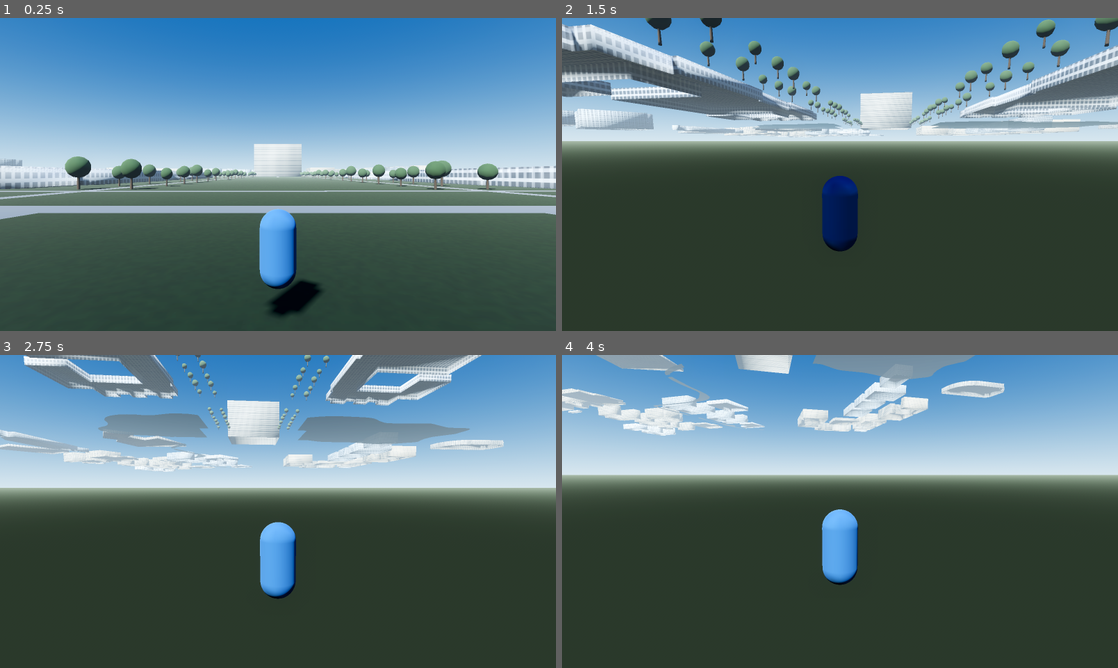
Above: before the commit, frames 1-4 (two rows, left to right).
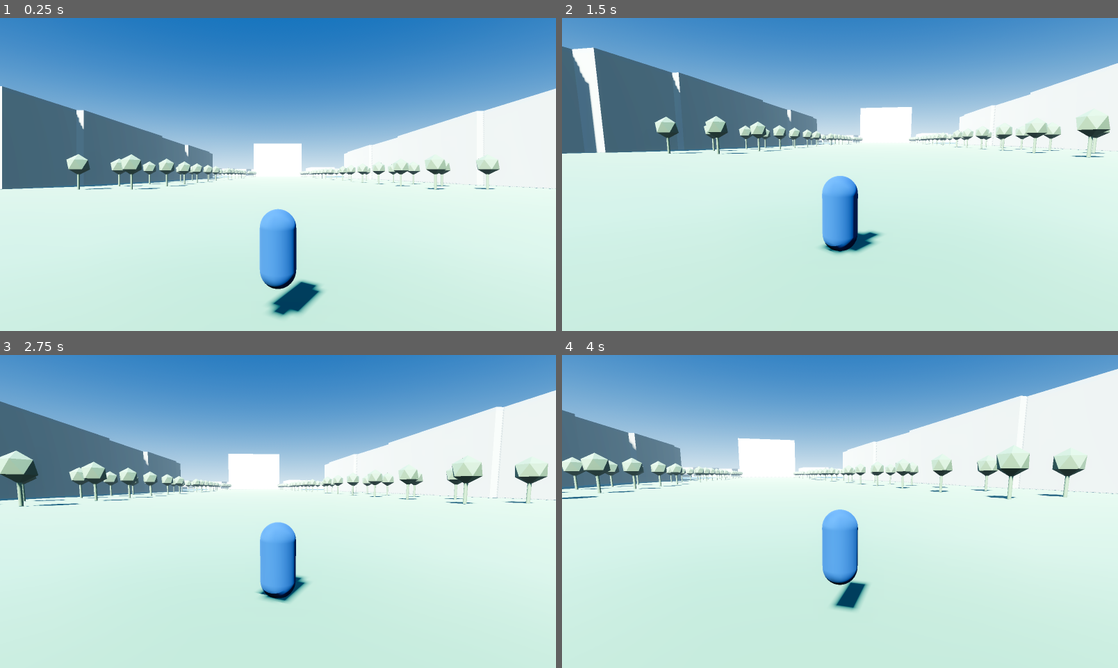
Above: after the commit, the same moments.

Repository: M1ghty32/M1ghty_2wy
Game: Godot game, scene res://main.tscn
Same seed, same stepped clock (60 frames per second), same inputs: the game is played once before the commit and once after it.
Inputs (mouse positions are in pixels of both pictures, inside the frame that each line leads up to):
- Up to frame 1 (0.25 s): no input
- Up to frame 2 (1.5 s): move the mouse to (867, 174) at 0.52 s; hold Shift 0.53-1.28 s; hold W from 0.53 s (still down); tap Space at 0.77 s; move the mouse to (812, 174) at 1.27 s; tap Shift at 1.35 s
- Up to frame 3 (2.75 s): keep holding W; tap Space at 1.52 s; move the mouse to (289, 505) at 2.02 s; hold Shift from 2.03 s (still down)
- Up to frame 4 (4 s): keep holding W; move the mouse to (834, 517) at 2.77 s; release Shift at 2.78 s; tap Shift at 2.85 s; tap Space at 3.02, 3.77 s; move the mouse to (878, 514) at 3.52 s; hold Shift from 3.53 s (still down)

The runs differ from the first frame. In frame 1, 62% of the frame differs, in the area x 0-100%, y 21-100%; in frame 2, 80%; in frame 3, 82%; in frame 4, 82%, in the area x 0-100%, y 0-100%.

Commit message:
feat(godot): load Blender campus.glb at runtime, keep collisions and unify materials

Diff:
--- a/city-twin/godot/main.gd
+++ b/city-twin/godot/main.gd
@@ -6,6 +6,7 @@
 var pitch: float = -0.12
 var frames: int = 0
 var shot_path: String = ""
+var use_glb: bool = false
 
 func _ready() -> void:
 	var args := OS.get_cmdline_user_args()
@@ -17,11 +18,14 @@
 	camp = JSON.parse_string(text)
 
 	_build_environment()
+	use_glb = _load_campus_glb()
 	_build_ground()
-	_build_water()
-	_build_roads()
-	_build_buildings()
-	_build_trees()
+	if not use_glb:
+		_build_water()
+		_build_roads()
+	_build_buildings(not use_glb)
+	if not use_glb:
+		_build_trees()
 	_build_player()
 
 func _window_texture() -> ImageTexture:
@@ -42,6 +46,44 @@
 			var v := 0.86 + rng.randf() * 0.14
 			img.set_pixel(x, y, Color(0.16 * v, 0.22 * v, 0.12 * v))
 	return ImageTexture.create_from_image(img)
+
+func _load_campus_glb() -> bool:
+	var path := "res://assets/campus.glb"
+	if not FileAccess.file_exists(path):
+		return false
+	var doc := GLTFDocument.new()
+	var state := GLTFState.new()
+	var err := doc.append_from_file(path, state)
+	if err != OK:
+		push_warning("GLB load failed: " + str(err))
+		return false
+	var root := doc.generate_scene(state)
+	if root == null:
+		return false
+	add_child(root)
+	_fix_glb_materials(root)
+	return true
+
+func _fix_glb_materials(root: Node) -> void:
+	for mi in root.find_children("*", "MeshInstance3D", true, false):
+		var n := String(mi.name)
+		var mat := StandardMaterial3D.new()
+		if n.begins_with("WATER"):
+			mat.albedo_color = Color(0.13, 0.32, 0.42)
+			mat.metallic = 0.35
+			mat.roughness = 0.12
+		elif n.begins_with("ROAD"):
+			mat.albedo_color = Color(0.30, 0.31, 0.33)
+			mat.roughness = 0.95
+		elif n.begins_with("PARAPET") or n.begins_with("PAR_"):
+			mat.albedo_color = Color(0.72, 0.72, 0.70)
+			mat.roughness = 0.8
+		elif n.begins_with("BLD"):
+			mat.albedo_color = Color(0.74, 0.72, 0.68)
+			mat.roughness = 0.8
+		else:
+			continue
+		mi.material_override = mat
 
 func _build_environment() -> void:
 	var env := Environment.new()
@@ -82,6 +124,16 @@
 	add_child(sun)
 
 func _build_ground() -> void:
+	var floor_body := StaticBody3D.new()
+	var floor_shape := CollisionShape3D.new()
+	var floor_box := BoxShape3D.new()
+	floor_box.size = Vector3(3000, 1, 3000)
+	floor_shape.shape = floor_box
+	floor_body.add_child(floor_shape)
+	floor_body.position = Vector3(250, -0.6, 500)
+	add_child(floor_body)
+	if use_glb:
+		return
 	var plane := PlaneMesh.new()
 	plane.size = Vector2(3000, 3000)
 	var mat := StandardMaterial3D.new()
@@ -172,7 +224,7 @@
 	mi.material_override = mat
 	return mi
 
-func _build_buildings() -> void:
+func _build_buildings(visual: bool = true) -> void:
 	var palette := {
 		"library": Color(0.62, 0.60, 0.55),
 		"teaching": Color(0.66, 0.68, 0.70),
@@ -203,7 +255,7 @@
 		mat.emission = Color(1.0, 0.88, 0.68)
 		mat.emission_energy_multiplier = 0.12
 		mat.cull_mode = BaseMaterial3D.CULL_DISABLED
-		var mesh := _extrude_mesh(rings[0], h)
+		var mesh = _extrude_mesh(rings[0], h) if visual else null
 		if mesh:
 			var mi := MeshInstance3D.new()
 			mi.mesh = mesh
